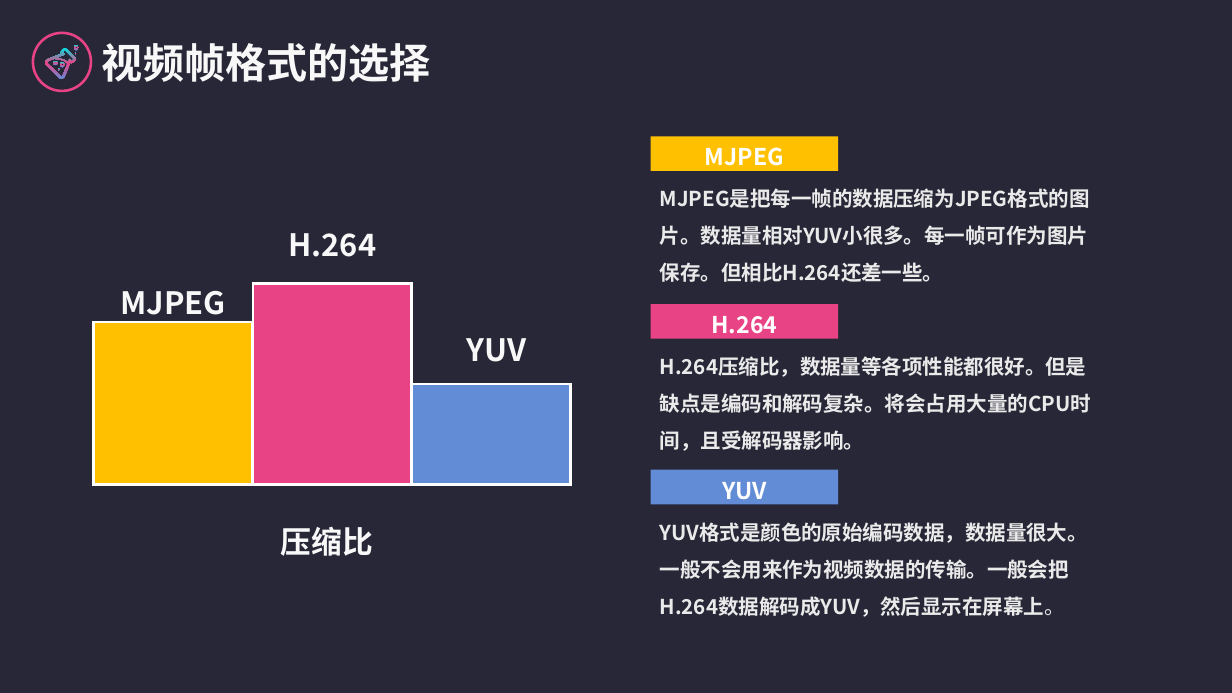
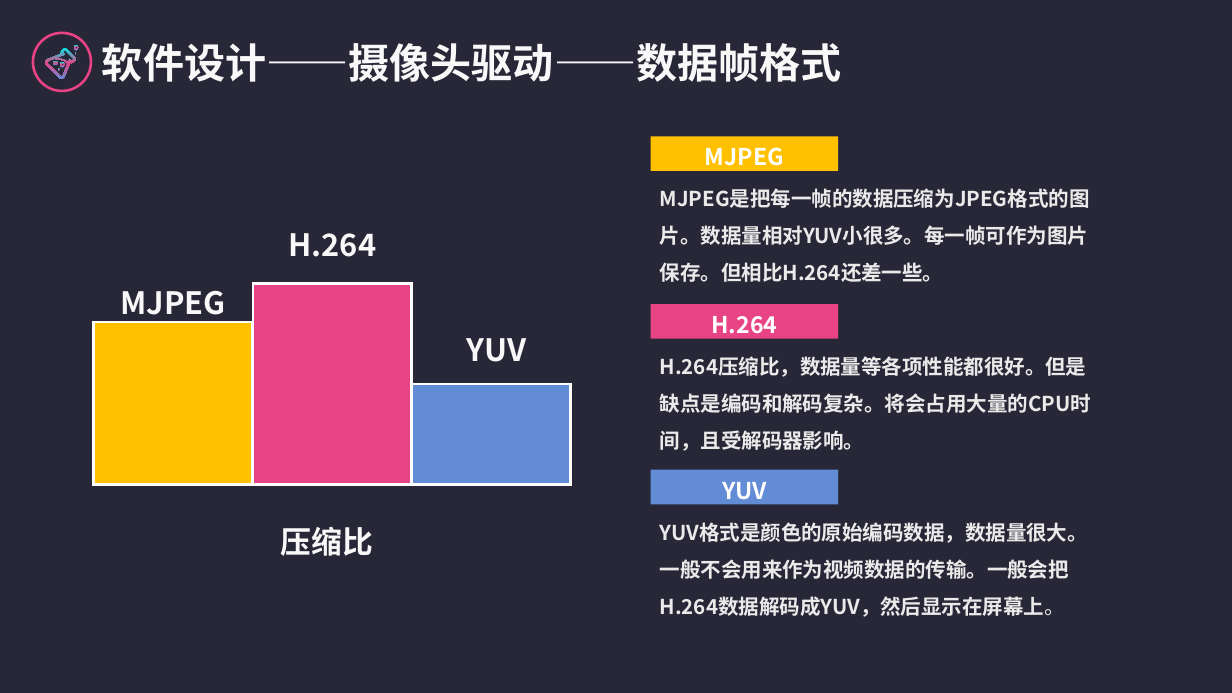
Before and after one commit to logic-basic/Graduation_Project, a slide deck: slide 17 of 答辩演示-党家翮.pptx (slide 16 before the commit). Drawn at 1232x693 pixels with LibreOffice and Linux fonts; fonts in the diff are those of the drawing. Boxes give left, top, right and bottom in pixels: in the first picture for what was removed or moved away, otherwise in the second. Text is boxed around its words. In the diff, an @@ line names an element or a change of style, - is before the commit and + after.

```diff
--- a/答辩演示-党家翮.pptx
+++ b/答辩演示-党家翮.pptx
@@ text at box(102, 43, 842, 82): text changed @@
-视频帧格式的选择
+软件设计——摄像头驱动——数据帧格式
```
Also in this commit, not shown: 5 other slides changed, 7 slides added, 6 slides removed.
